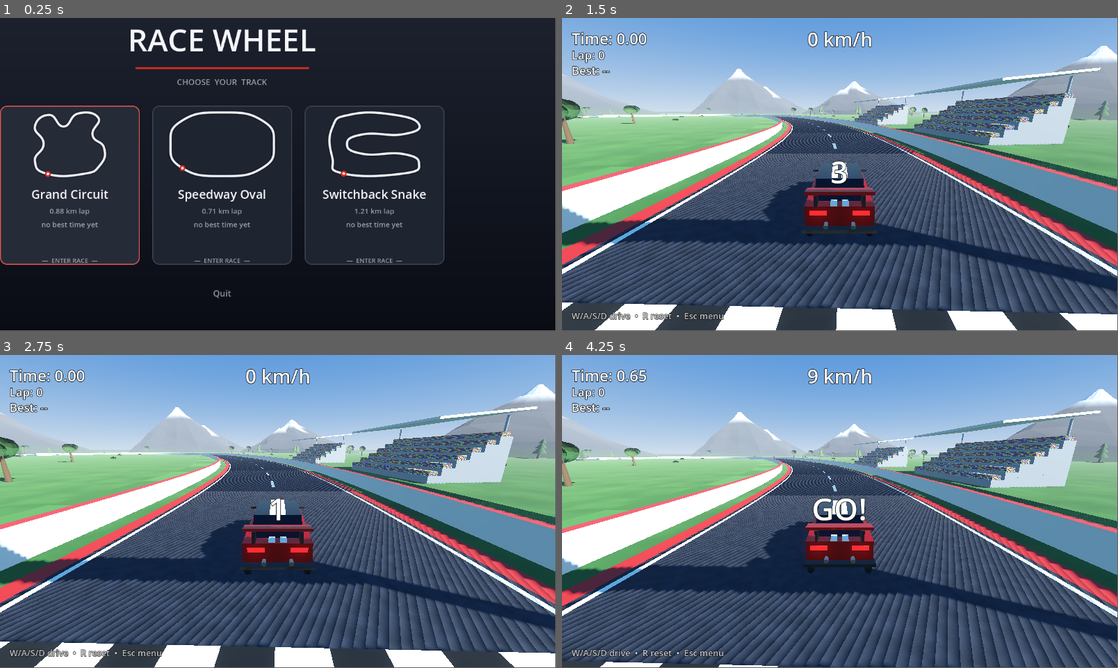
Above: before the commit, frames 1-4 (two rows, left to right).
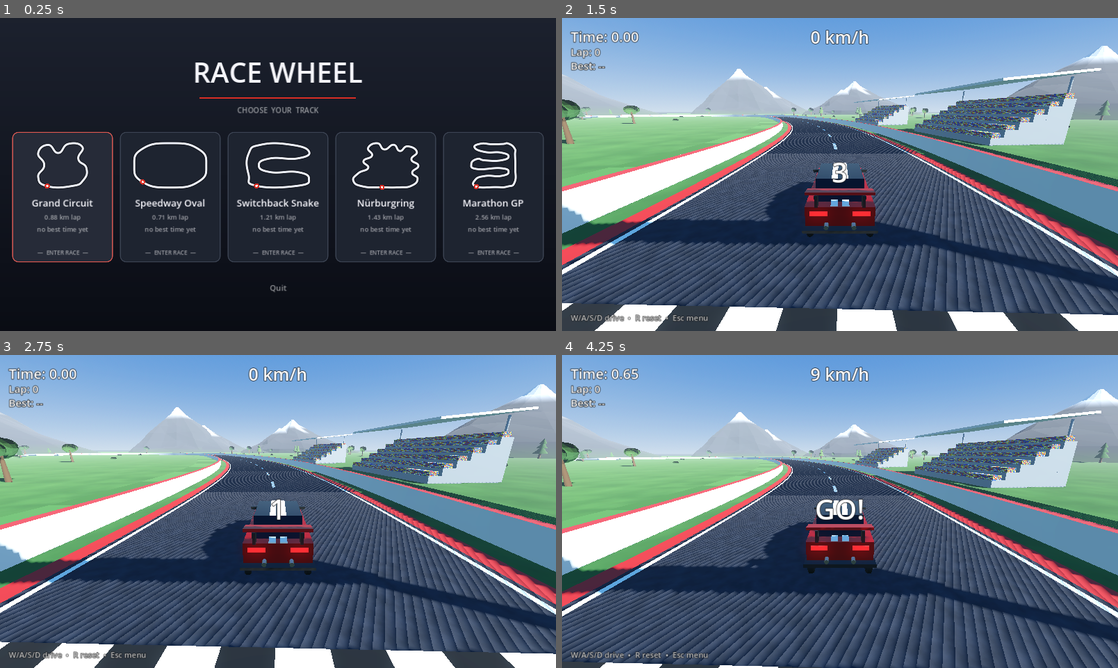
Above: after the commit, the same moments.

Repository: avtandili-babilodze/race_wheel
Game: Godot game, scene res://ui/menu/menu.tscn
Same seed, same stepped clock (60 frames per second), same inputs: the game is played once before the commit and once after it.
Inputs (mouse positions are in pixels of both pictures, inside the frame that each line leads up to):
- Up to frame 1 (0.25 s): no input
- Up to frame 2 (1.5 s): click (634, 183) at 0.52 s; tap Enter at 1.25 s; hold D from 1.28 s (still down); hold R from 1.28 s (still down)
- Up to frame 3 (2.75 s): release D at 2.03 s; release R at 2.03 s; hold S from 2.03 s (still down); tap R at 2.1 s
- Up to frame 4 (4.25 s): release S at 2.78 s; hold D 2.78-3.53 s; hold R 2.78-3.53 s; hold W from 3.53 s (still down); tap R at 3.6 s
In our replay, the window is 799x449 before the commit and 800x450 after it. These sizes can differ from the game's own. Grey fills any space a smaller window leaves; there, only what the larger window draws over its background counts as a difference.

The runs differ from the first frame. In frame 1, 12% of the frame differs, in the area x 0-100%, y 0-90%; in frame 2, 18%; in frame 3, 18%; in frame 4, 19%, in the area x 0-100%, y 0-100%.

Commit message:
added new maps and fixed menu

Diff:
--- a/project.godot
+++ b/project.godot
@@ -19,6 +19,13 @@
 
 RaceManager="*res://autoload/race_manager.gd"
 
+[display]
+
+window/size/viewport_width=1280
+window/size/viewport_height=720
+window/stretch/mode="canvas_items"
+window/stretch/aspect="expand"
+
 [rendering]
 
 renderer/rendering_method="gl_compatibility"
--- a/race/track_data.gd
+++ b/race/track_data.gd
@@ -55,4 +55,46 @@
 			Vector2(-155, -60), Vector2(-155, 30),  # left side climb
 		],
 	},
+	{
+		# Nordschleife-inspired: long, narrow-ish loop of relentless esses
+		# with one big straight home.
+		"name": "Nürburgring",
+		"points": [
+			Vector2(-30, 150), Vector2(80, 150),    # Döttinger Höhe straight
+			Vector2(160, 140), Vector2(200, 95),    # Tiergarten sweep
+			Vector2(165, 55), Vector2(205, 10),     # Hatzenbach esses
+			Vector2(160, -30), Vector2(195, -80),   # Flugplatz kinks
+			Vector2(135, -115),                     # Hohe Acht
+			Vector2(85, -85), Vector2(45, -125),    # Brünnchen wiggles
+			Vector2(-15, -95), Vector2(-60, -135),  # Pflanzgarten
+			Vector2(-120, -105),                    # Bergwerk sweeper
+			Vector2(-95, -55),                      # Karussell hook
+			Vector2(-150, -20),
+			Vector2(-120, 25),                      # Wehrseifen switchback
+			Vector2(-185, 60),                      # Breidscheid hairpin
+			Vector2(-215, 110),                     # far corner
+			Vector2(-150, 145),                     # back onto the straight
+		],
+	},
+	{
+		# The endurance monster: a fast outer ring feeding four stacked
+		# back-and-forth rungs. Longest lap in the game.
+		"name": "Marathon GP",
+		"points": [
+			Vector2(-140, 190), Vector2(30, 195), Vector2(140, 190),  # front straight
+			Vector2(205, 150),                       # turn 1
+			Vector2(210, 20), Vector2(208, -95), Vector2(205, -150),  # long right-side blast
+			Vector2(150, -195), Vector2(95, -192), Vector2(0, -190), Vector2(-100, -195),  # top straight
+			Vector2(-155, -160),                     # drop into the rungs
+			Vector2(-60, -120), Vector2(80, -115),   # rung 1, outbound
+			Vector2(150, -80),                       # hairpin right
+			Vector2(80, -45), Vector2(-60, -45),     # rung 2, back
+			Vector2(-132, -58),
+			Vector2(-185, -12),                      # hairpin left
+			Vector2(-132, 33), Vector2(80, 25),      # rung 3, outbound
+			Vector2(150, 60),                        # hairpin right
+			Vector2(80, 95), Vector2(-60, 95),       # rung 4, back
+			Vector2(-150, 130),                      # sweep home
+		],
+	},
 ]
--- a/ui/menu/menu.gd
+++ b/ui/menu/menu.gd
@@ -10,8 +10,9 @@
 
 	func _init(track_points: Array) -> void:
 		points = track_points
-		custom_minimum_size = Vector2(230, 160)
+		custom_minimum_size = Vector2(180, 130)
 		mouse_filter = Control.MOUSE_FILTER_IGNORE
+		resized.connect(queue_redraw)
 
 	func _draw() -> void:
 		var baked := TrackData.build_curve2d(points).get_baked_points()
@@ -35,8 +36,6 @@
 		draw_circle(screen_pts[0], 2.6, Color.WHITE)
 
 func _ready() -> void:
-	set_anchors_preset(Control.PRESET_FULL_RECT)
-
 	var gradient := Gradient.new()
 	gradient.set_color(0, Color(0.11, 0.13, 0.18))
 	gradient.set_color(1, Color(0.04, 0.05, 0.08))
@@ -91,7 +90,7 @@
 	vbox.add_child(spacer)
 
 	var cards := HBoxContainer.new()
-	cards.add_theme_constant_override("separation", 26)
+	cards.add_theme_constant_override("separation", 16)
 	cards.alignment = BoxContainer.ALIGNMENT_CENTER
 	vbox.add_child(cards)
 
@@ -130,7 +129,7 @@
 	var track: Dictionary = TrackData.TRACKS[index]
 
 	var card := Button.new()
-	card.custom_minimum_size = Vector2(290, 330)
+	card.custom_minimum_size = Vector2(232, 300)
 	card.add_theme_stylebox_override("normal",
 		_card_style(Color(0.24, 0.27, 0.33), Color(0.12, 0.14, 0.19)))
 	card.add_theme_stylebox_override("hover",
@@ -141,8 +140,14 @@
 		_card_style(ACCENT.lightened(0.2), Color(0.15, 0.17, 0.22)))
 	card.pressed.connect(_start_track.bind(index))
 
+	# Anchored full-rect with inset offsets: the stylebox content margin
+	# only applies to the button's own text, not to child controls.
 	var content := VBoxContainer.new()
 	content.set_anchors_preset(Control.PRESET_FULL_RECT)
+	content.offset_left = 14
+	content.offset_top = 12
+	content.offset_right = -14
+	content.offset_bottom = -12
 	content.add_theme_constant_override("separation", 6)
 	content.mouse_filter = Control.MOUSE_FILTER_IGNORE
 	card.add_child(content)
@@ -151,7 +156,7 @@
 
 	var name_label := Label.new()
 	name_label.text = track.name
-	name_label.add_theme_font_size_override("font_size", 25)
+	name_label.add_theme_font_size_override("font_size", 22)
 	name_label.add_theme_color_override("font_color", Color(0.96, 0.96, 0.98))
 	name_label.horizontal_alignment = HORIZONTAL_ALIGNMENT_CENTER
 	content.add_child(name_label)
--- a/ui/menu/menu.tscn
+++ b/ui/menu/menu.tscn
@@ -3,4 +3,9 @@
 [ext_resource type="Script" path="res://ui/menu/menu.gd" id="1"]
 
 [node name="Menu" type="Control"]
+anchors_preset = 15
+anchor_right = 1.0
+anchor_bottom = 1.0
+grow_horizontal = 2
+grow_vertical = 2
 script = ExtResource("1")
